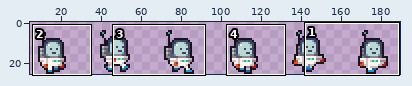
File history of a sprite sheet, assets/player/run.png. The picture above shows the old version from afar; the outline marks the close-up.
Close-up. As it was:
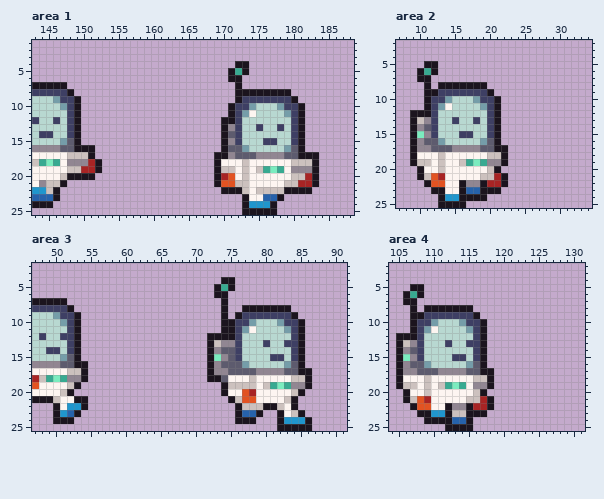
The file is 192x26 pixels. Shown: area 1: x 143..188, y 1..25; area 2: x 7..34, y 2..25; area 3: x 47..91, y 2..25; area 4: x 104..131, y 2..25. The wide view leaves out empty margins.
Once edited:
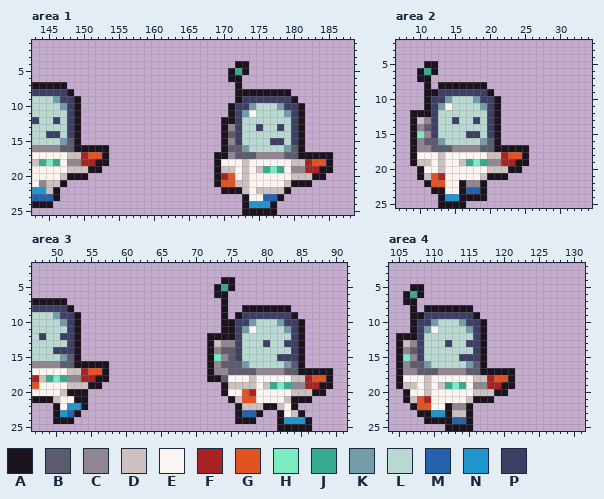
Palette (. is transparent): A #1b141e  B #5d5b6e  C #918692  D #ccc1be  E #fdf5f1  F #a82424  G #e25322  H #7becbf  J #38aa91  K #759da9  L #b8d8d1  M #2662ab  N #2096cd  P #3e3f64
Commit message: better spritesheets for run and idle with item
The exact change:
Area 1:
y 14: x 144 P -> L; x 146 L -> P
y 15: x 176 P -> L; x 178 L -> P
y 16: x 152..153 .. -> AA
y 17: x 150..153 DA.. -> FGGA; x 184..185 .. -> AA
y 18: x 150 C -> F; x 153 . -> A; x 182..185 DA.. -> FGGA
y 19: x 150..151 FF -> DA; x 182..185 CA.. -> FFAA
y 20: x 151 A -> .; x 182 F -> D; x 184 . -> A
y 21: x 180..183 DFFA -> AAA.
y 22: x 180..182 AAA -> ...
Area 2:
y 15: x 16 P -> L; x 18 L -> P
y 17: x 23..25 ... -> AAA
y 18: x 22..25 A... -> FGGA
y 19: x 22..25 A... -> FFAA
y 20: x 21..24 A... -> DDAA
y 21: x 20..21 DF -> AA
y 22: x 20..22 FFA -> ...
y 23: x 20..21 AA -> ..
Area 3:
y 14: x 49 P -> L; x 51 L -> P
y 15: x 81 P -> L; x 83 L -> P
y 16: x 55..57 ... -> AAA
y 17: x 54..57 A... -> FGGA; x 87..89 ... -> AAA
y 18: x 54..57 A... -> FFAA; x 86..89 A... -> FGGA
y 19: x 53..56 A... -> DDAA; x 86..89 A... -> FFAA
y 20: x 53..54 .. -> AA; x 85..88 A... -> DDAA
y 21: x 85..86 .. -> AA
Area 4:
y 15: x 113 P -> L; x 115 L -> P
y 17: x 119..121 ... -> AAA
y 18: x 118..121 A... -> FGGA
y 19: x 118..121 A... -> FFAA
y 20: x 117..120 A... -> DDAA
y 21: x 116..117 DF -> AA
y 22: x 116..118 FFA -> ...
y 23: x 116..117 AA -> ..
Changed places in both close-ups, as pixel boxes (x1, y1, x2, y2):
changed: (39, 131, 109, 180)
changed: (263, 138, 284, 145)
changed: (291, 152, 333, 194)
changed: (459, 131, 480, 138)
changed: (487, 145, 529, 194)
changed: (46, 347, 109, 396)
changed: (270, 354, 333, 403)
changed: (452, 354, 515, 417)
